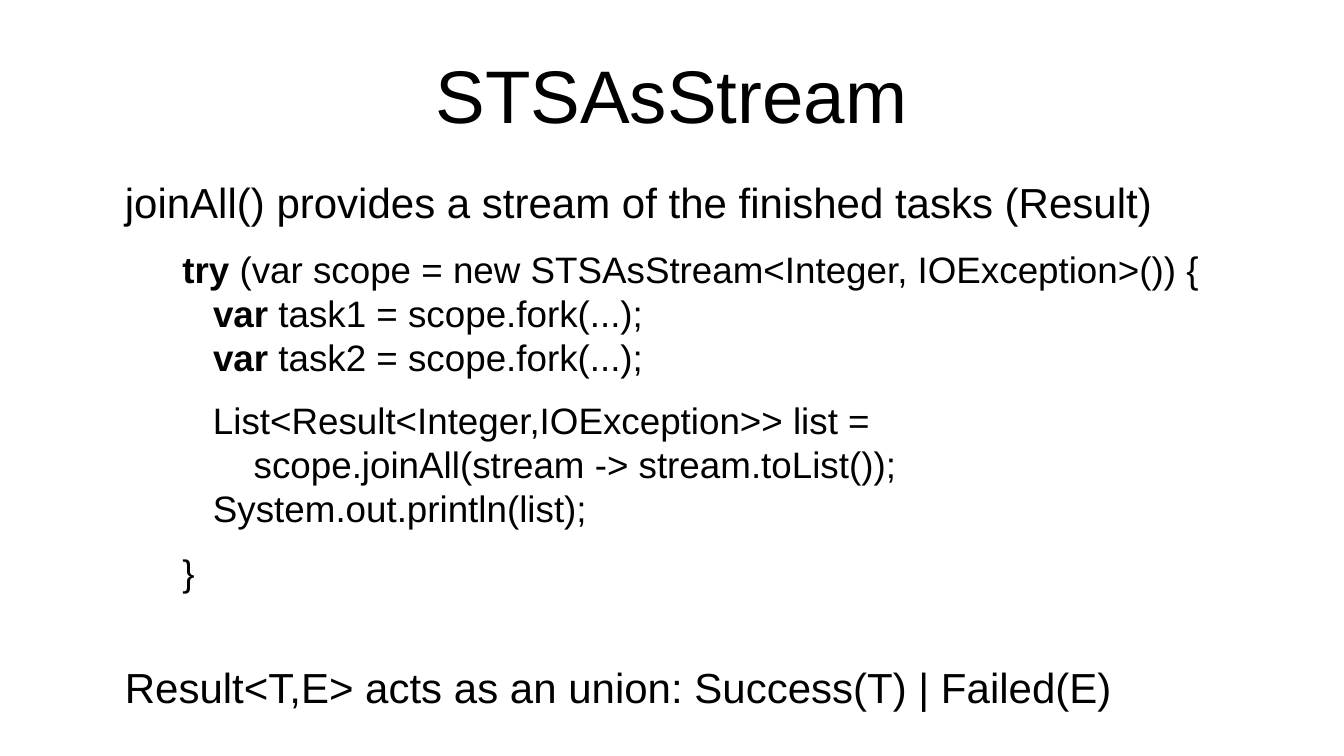
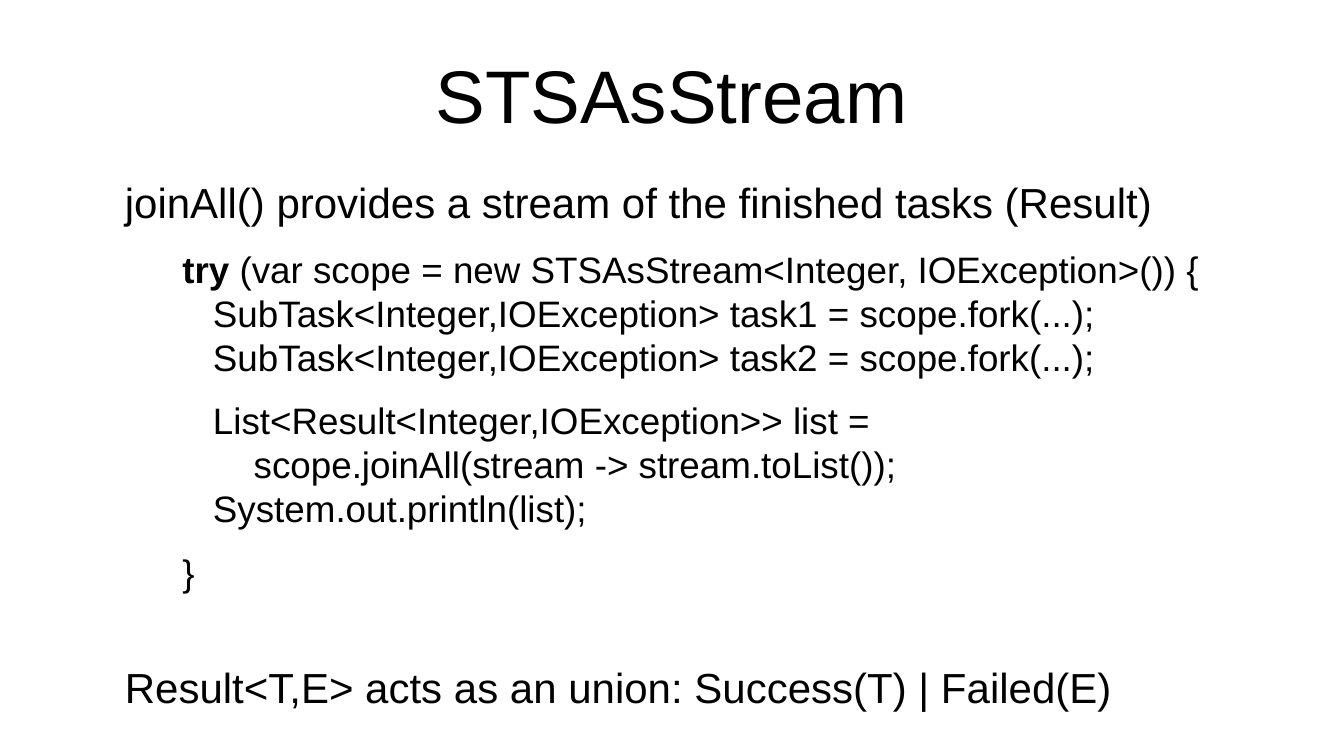
Before and after one commit to forax/loom-fiber, a slide deck: slide 34 of scoop about scopes.odp. Drawn at 1344x756 pixels with LibreOffice and Linux fonts; fonts in the diff are those of the drawing. Boxes give left, top, right and bottom in pixels: in the first picture for what was removed or moved away, otherwise in the second. Text is boxed around its words. In the diff, an @@ line names an element or a change of style, - is before the commit and + after.

```diff
--- a/scoop about scopes.odp
+++ b/scoop about scopes.odp
@@ text at [182, 256, 1176, 378]: text changed @@
-  try (var scope = new STSAsStream<Integer, IOException>()) {
-  var task1 = scope.fork(...);
-  var task2 = scope.fork(...);
+  try (var scope = new STSAsStream<Integer, IOException>()) {
+  SubTask<Integer,IOException> task1 = scope.fork(...);
+  SubTask<Integer,IOException> task2 = scope.fork(...);
```
Also in this commit, not shown: 4 other slides changed, 1 other file.
